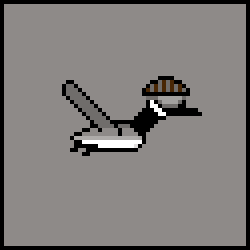
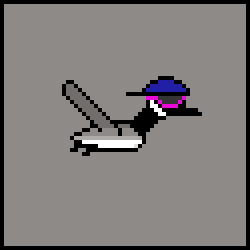
Before/after of a 250 × 250 layered artwork. What changed in the layer stack:
painted on "Layer 20" over bbox(126, 80, 186, 108)
